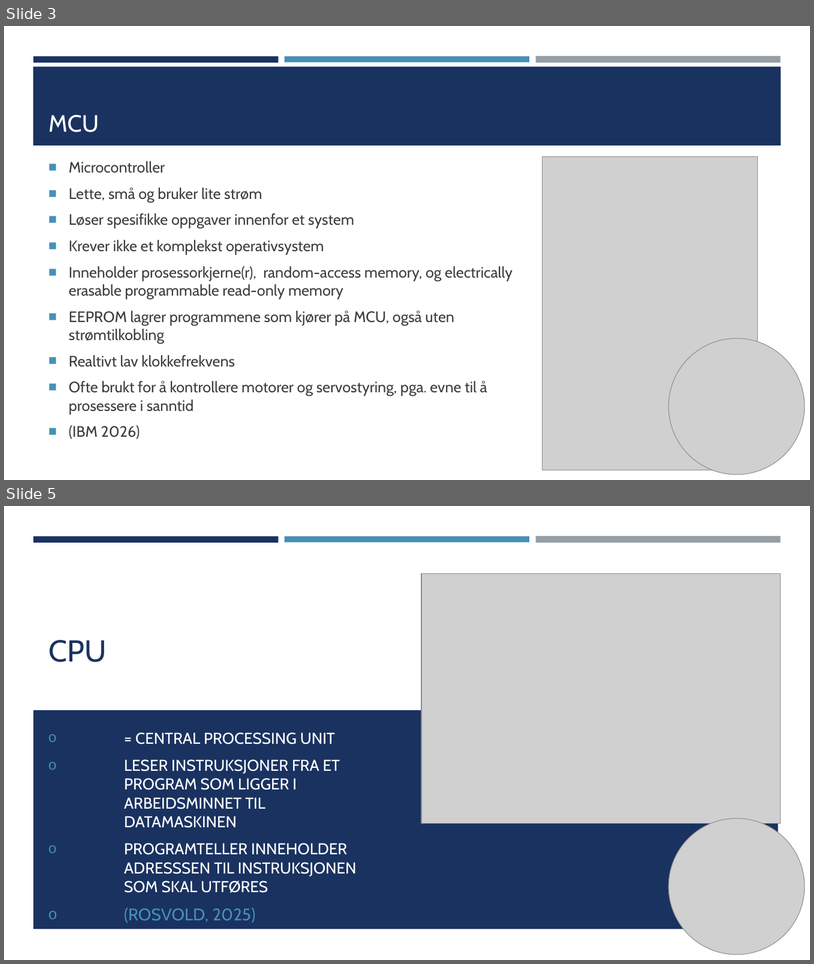
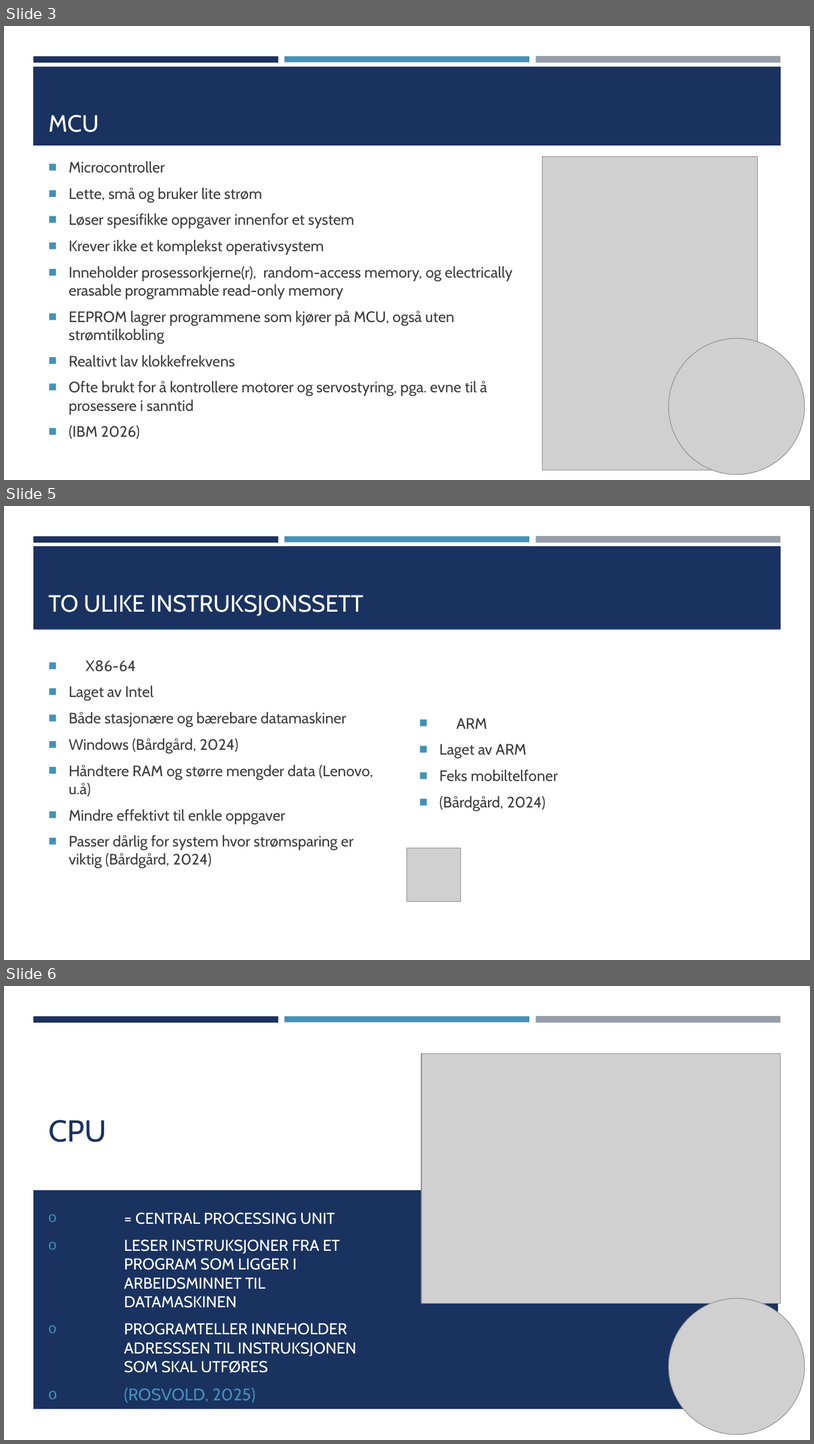
Before and after one commit to siverlys/maskinarkitektur-oppgave, a slide deck: Oppgave3.pptx. Shown one above the other, each under a label of ours: slides 3 and 5 before the commit, slides 3, 5 and 6 after it; the slides between them are not shown. The pictures are 814x964 and 814x1444 pixels, drawn with LibreOffice and Linux fonts; fonts in the diff are those of the drawing; grey boxes stand for pictures. Boxes give left, top, right and bottom in pixels: in the first picture for what was removed or moved away, otherwise in the second. Text is boxed around its words. In the diff, an @@ line names an element or a change of style, - is before the commit and + after.

Commit message:
Updated oppgave3

```diff
--- a/Oppgave3.pptx
+++ b/Oppgave3.pptx
@@ slide 5 added at bbox=[4, 506, 810, 960], background #FFFFFF; not listed: 3 template elements that a slide beside it also shows @@
@@ rectangle added at bbox=[33, 546, 782, 630], fill #1A3260 @@
@@ title added at bbox=[48, 595, 363, 616], 28 pt, text #FFFFFF @@
+TO ULIKE INSTRUKSJONSSETT
@@ text added at bbox=[69, 660, 374, 868], 18 pt, text #3D3D3D @@
+■ X86-64
+■ Laget av Intel
+■ Både stasjonære og bærebare datamaskiner
+■ Windows (Bårdgård, 2024)
+■ Håndtere RAM og større mengder data (Lenovo, u.å)
+■ Mindre effektivt til enkle oppgaver
+■ Passer dårlig for system hvor strømsparing er viktig (Bårdgård, 2024)
@@ text added at bbox=[440, 744, 558, 811], 18 pt, text #3D3D3D @@
+■ ARM
+■ Laget av ARM
+■ Feks mobiltelfoner
+■ (Bårdgård, 2024)
@@ picture added at bbox=[408, 848, 461, 901] @@
@@ what was slide 5 is now slide 6 @@
```
Also in this commit, not shown: 2 slides changed.
